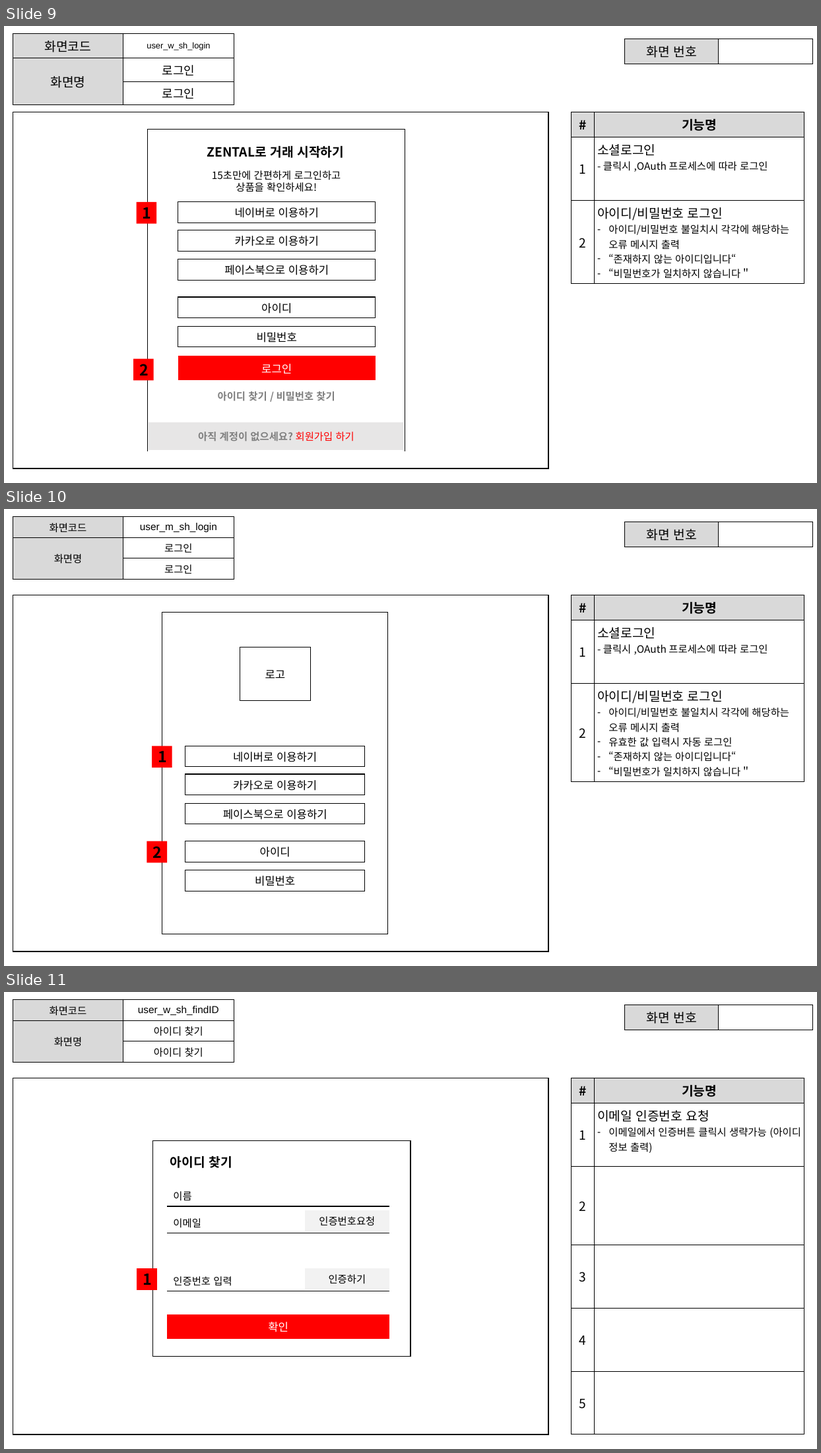
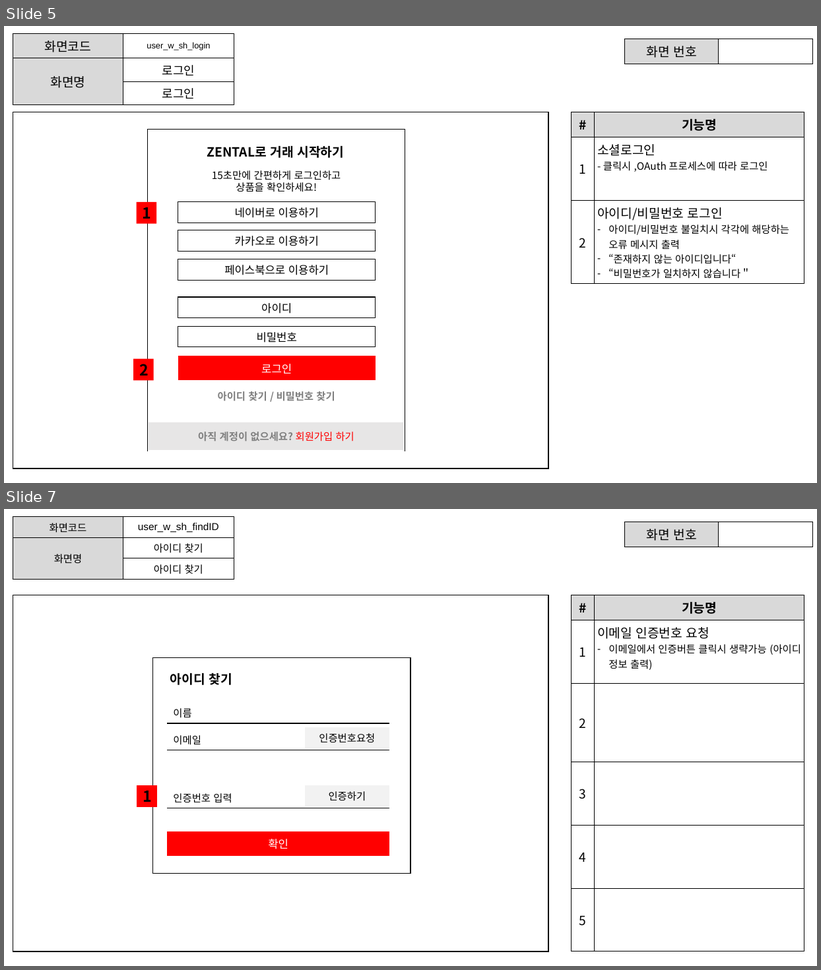
Before and after one commit to ezenteam2/RentalEquip, a slide deck: 0 발표용 파워포인트/project04 - 파워포인트 종합 - 서희.pptx. Shown one above the other, each under a label of ours: slides 9, 10 and 11 before the commit, slides 5 and 7 after it; the slides between them are not shown. The pictures are 821x1453 and 821x970 pixels, drawn with LibreOffice and Linux fonts; fonts in the diff are those of the drawing. Boxes give left, top, right and bottom in pixels: in the first picture for what was removed or moved away, otherwise in the second. Text is boxed around its words. In the diff, an @@ line names an element or a change of style, - is before the commit and + after.

```diff
--- a/0 발표용 파워포인트/project04 - 파워포인트 종합 - 서희.pptx
+++ b/0 발표용 파워포인트/project04 - 파워포인트 종합 - 서희.pptx
@@ slide 10 removed at box(4, 509, 817, 966), background #FFFFFF @@
@@ table removed at box(13, 517, 234, 576), 3 rows, 2 columns @@
-화면코드 | user_m_sh_login
-화면명 | 로그인
- | 로그인
@@ table removed at box(625, 522, 813, 544), 1 rows, 2 columns @@
-화면 번호 | 
@@ rectangle removed at box(13, 595, 548, 952) @@
@@ table removed at box(572, 595, 805, 780), 3 rows, 2 columns @@
-# | 기능명
-1 | 소셜로그인 / - 클릭시 ,OAuth 프로세스에 따라 로그인
-2 | 아이디/비밀번호 로그인 / 아이디/비밀번호 불일치시 각각에 해당하는 오류 메시지 출력 / 유효한 값 입력시 자동 로그인 / “존재하지 않는 아이디입니다“ / “비밀번호가 일치하지 않습니다＂
@@ rectangle removed at box(162, 612, 388, 934) @@
@@ table removed at box(240, 648, 311, 701), 1 rows, 1 columns @@
-로고
@@ rectangle removed at box(152, 747, 172, 768) @@
-1
@@ table removed at box(185, 747, 364, 765), 1 rows, 1 columns @@
-네이버로 이용하기
@@ table removed at box(185, 774, 364, 793), 1 rows, 1 columns @@
-카카오로 이용하기
@@ table removed at box(185, 803, 364, 823), 1 rows, 1 columns @@
-페이스북으로 이용하기
@@ rectangle removed at box(147, 842, 167, 863) @@
-2
@@ table removed at box(185, 842, 364, 860), 1 rows, 1 columns @@
-아이디
@@ table removed at box(185, 871, 364, 889), 1 rows, 1 columns @@
-비밀번호
@@ what was slide 9 is now slide 5 @@
@@ what was slide 11 is now slide 7 @@
```
Also in this commit, not shown: 13 slides added, 5 other slides removed.
